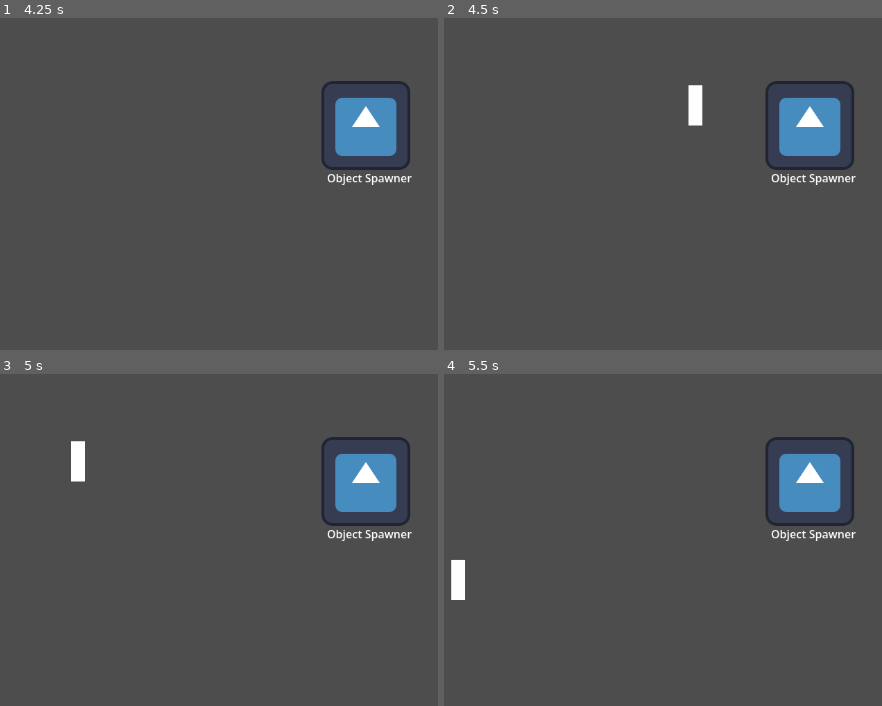
Above: before the commit, frames 1-4 (two rows, left to right).
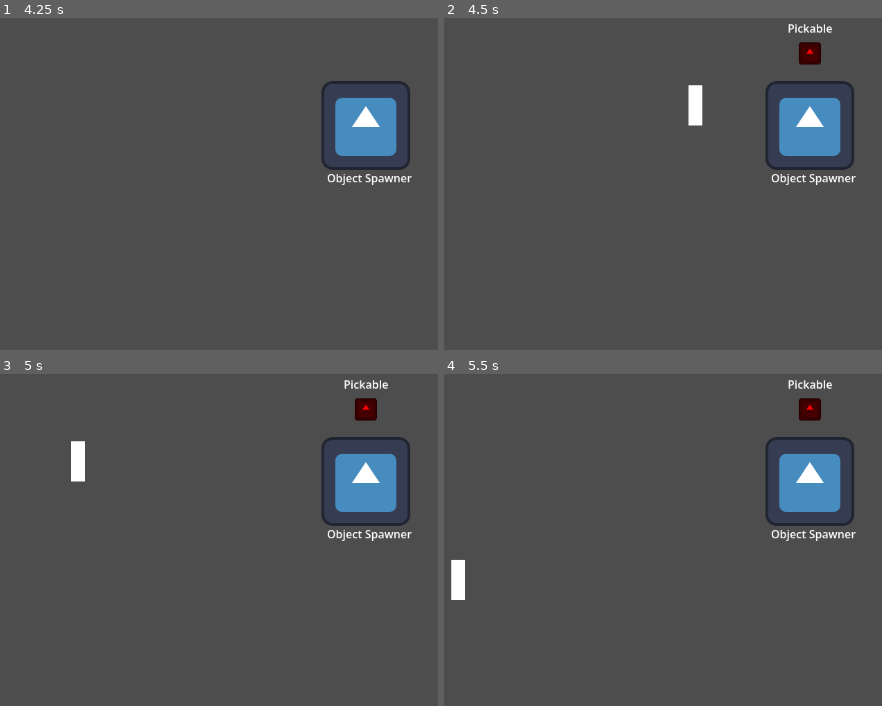
Above: after the commit, the same moments.

Repository: CamaraoLendario/Chaotic-Plants
Game: Godot game, scene res://main_world.tscn
Same seed, same stepped clock (60 frames per second), same inputs: the game is played once before the commit and once after it. The engine's default icon, where the game draws it, is replaced by a stand-in: a white triangle on a blue panel in a dark square.
Inputs:
- Up to frame 1 (4.25 s): tap Enter at 0.5, 3.5 s; hold D (Right) 0.53-1.28 s; hold E (Interact) 0.53-1.28 s; hold S (Down) 1.28-2.03 s; tap E (Interact) at 1.35, 2.85 s; hold D (Right) 2.03-2.78 s; hold E (Interact) 2.03-2.78 s; tap Space at 2.75 s; hold W (Up) 2.78-3.53 s; hold A (Left) from 3.53 s (still down); hold E (Interact) from 3.53 s (still down)
- Up to frame 2 (4.5 s): keep holding A (Left); release E (Interact) at 4.28 s; tap E (Interact) at 4.35 s
- Up to frame 3 (5 s): keep holding A (Left)
- Up to frame 4 (5.5 s): release A (Left) at 5.03 s; hold S (Down) from 5.03 s (still down); hold E (Interact) from 5.03 s (still down)

Frame 1 is identical in both runs. In frame 2, 0.5% of the frame differs, in the area x 78-89%, y 1-15%; in frame 3, 0.5%; in frame 4, 0.5%.
Error before the commit: Parse Error: Class "Pickable" hides a global script class. (res://interact/pickable.gd:2)

Commit message:
made pickable a component

Diff:
--- a/interact/Pickable.gd
+++ b/interact/Pickable.gd
@@ -1,21 +1,21 @@
 extends Interactable
 class_name Pickable
 
-var isBeingHolded: bool = false
+var isBeingHeld: bool = false
 var curObjectHolder: ObjectHolder
 
 func interact(interactor: Node2D) -> void:
 	var objectHolder: ObjectHolder = interactor.get_node("ObjectHolder")
 	if objectHolder:
-		objectHolder.start_holding(self )
+		objectHolder.start_holding(self)
 
+	super.interact(interactor)
 
 func be_picked_up(objectHolder: ObjectHolder) -> void:
 	if !can_be_interacted():
 		return
 
-	objectHolder.start_holding(self )
-	isBeingHolded = true
+	isBeingHeld = true
 	curObjectHolder = objectHolder
 	objectHolder.dropped_object.connect(_on_was_dropped)
 
@@ -23,7 +23,7 @@
 	curObjectHolder.dropped_object.disconnect(_on_was_dropped)
 	print(curObjectHolder.dropped_object.is_connected(_on_was_dropped))
 	curObjectHolder = null
-	isBeingHolded = false
+	isBeingHeld = false
 
 func can_be_interacted() -> bool:
-	return !isBeingHolded
+	return !isBeingHeld
--- a/interact/interactable.gd
+++ b/interact/interactable.gd
@@ -1,4 +1,7 @@
 class_name Interactable extends Area2D
 
+signal wasInteracted(interactor: Node2D)
+
 func interact(interactor: Node2D) -> void:
+	wasInteracted.emit(interactor)
 	print(interactor.name, " interacted with me")
--- a/interact/object_holder.gd
+++ b/interact/object_holder.gd
@@ -13,8 +13,9 @@
 		print(name, " can't pick up object. Already holding one!")
 		return
 
-	obj.reparent(objectHoldPoint)
-	obj.position = Vector2.ZERO
+	print(name, "is picking up ", obj.name, " with owner ", owner.name)
+	obj.owner.reparent(objectHoldPoint)
+	obj.owner.position = Vector2.ZERO
 	currentHoldedObject = obj
 	obj.be_picked_up(self) # Don't like calling this here
 	picked_up_object.emit(currentHoldedObject)
@@ -27,9 +28,9 @@
 	var obj = currentHoldedObject
 
 	currentHoldedObject = null
-	obj.reparent(get_tree().current_scene)
+	obj.owner.reparent(get_tree().current_scene)
 	if objectDropPoint:
-		obj.global_position = objectDropPoint.global_position
+		obj.owner.global_position = objectDropPoint.global_position
 	dropped_object.emit(obj)
 	return obj
 
--- a/interact/object_spawner_interactable.gd
+++ b/interact/object_spawner_interactable.gd
@@ -9,6 +9,6 @@
 		var otherObjectHolder: ObjectHolder = interactor.get_node("ObjectHolder")
 		objectHolder.place(otherObjectHolder)
 	else:
-		var spawn: Pickable = spawnScene.instantiate()
+		var spawn = spawnScene.instantiate()
 		add_child(spawn)
-		objectHolder.start_holding(spawn)
+		objectHolder.start_holding(spawn.get_node("Pickable"))
--- a/proto_object.tscn
+++ b/proto_object.tscn
@@ -1,13 +1,13 @@
 [gd_scene format=3 uid="uid://c4ei3qax5i842"]
 
-[ext_resource type="Script" path="res://interact/pickable.gd" id="1_2iui2"]
+[ext_resource type="Script" uid="uid://lmpotdepes13" path="res://interact/pickable.gd" id="1_2iui2"]
 [ext_resource type="Texture2D" uid="uid://chnu528uov0n" path="res://icon.svg" id="1_86ad0"]
 
 [sub_resource type="RectangleShape2D" id="RectangleShape2D_2iui2"]
 size = Vector2(32, 32)
 
-[node name="ProtoObject" type="Area2D" unique_id=2128682454]
-script = ExtResource("1_2iui2")
+[node name="ProtoObject" type="RigidBody2D" unique_id=794916380]
+gravity_scale = 0.0
 
 [node name="Sprite2D" type="Sprite2D" parent="." unique_id=1409405554]
 modulate = Color(1, 0, 0, 1)
@@ -21,5 +21,12 @@
 offset_bottom = -25.0
 text = "Pickable"
 
-[node name="CollisionShape2D" type="CollisionShape2D" parent="." unique_id=616815555]
+[node name="Pickable" type="Area2D" parent="." unique_id=991664864]
+script = ExtResource("1_2iui2")
+metadata/_custom_type_script = "uid://lmpotdepes13"
+
+[node name="CollisionShape2D" type="CollisionShape2D" parent="Pickable" unique_id=616815555]
 shape = SubResource("RectangleShape2D_2iui2")
+
+[node name="CollisionShape2D" type="CollisionShape2D" parent="." unique_id=1593412178]
+shape = SubResource("RectangleShape2D_2iui2")
